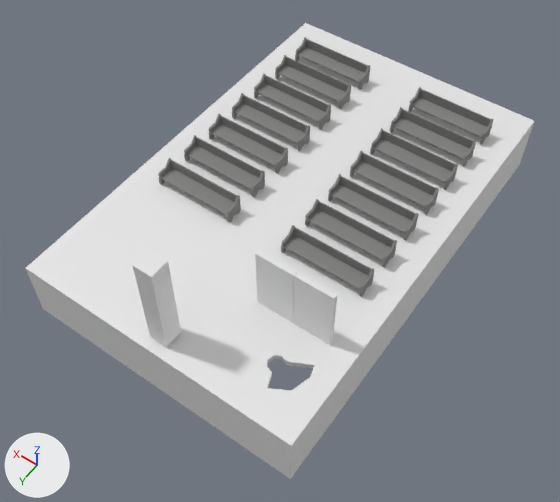
The Blender file TheOvercoat/Assets/Models(blend)/Interior/Church/church1.blend, before and after one commit.
Camera for both pictures: a 50 mm camera at (-29.5, 42.3, 60.9) aimed at (-0.6, 1.8, -2.8). The axes (+X, +Y, +Z) are drawn at lower left. The lights are the same throughout.

Script lines for the objects in view, before the commit:
```python
me_cube_003 = bpy.data.meshes.new('Cube.003')
me_cube_003.from_pydata(...)  # 94 vertices, 81 faces; spans x 0.0..4.66, y -1.0..1.0, z -0.91..1.5
me_cube_003.materials.append(mat_material_003)
me_cube_004 = bpy.data.meshes.new('Cube.004')
me_cube_004.from_pydata(...)  # a box spanning x -1.0..1.0, y -1.0..1.0, z -1.0..1.0
me_plane_001 = bpy.data.meshes.new('Plane.001')
me_plane_001.from_pydata(...)  # 38 vertices, 26 faces; spans x -4.06..4.06, y -6.21..6.21, z -8.63..-6.79
ob_cube_001 = bpy.data.objects.new('Cube.001', me_cube_003)
ob_cube_001.location = (9.05, 2.74, 1.11)
ob_cube_001.rotation_euler = (0.0, 0.0, 3.142)  # degrees (0, 0, 180)
_m = ob_cube_001.modifiers.new('Mirror', 'MIRROR')
_m.use_clip = True
_m = ob_cube_001.modifiers.new('Decimate', 'DECIMATE')
_m.ratio = 0.444
_m.use_collapse_triangulate = True
_m.use_symmetry = True
_m = ob_cube_001.modifiers.new('Array', 'ARRAY')
_m.constant_offset_displace = (0.0, 0.0, 0.0)
_m.relative_offset_displace = (1.7, 0.0, 0.0)
_m = ob_cube_001.modifiers.new('Array.001', 'ARRAY')
_m.count = 7
_m.constant_offset_displace = (0.0, 0.0, 0.0)
_m.relative_offset_displace = (0.0, 2.1, 0.0)
ob_cube_002 = bpy.data.objects.new('Cube.002', me_cube_004)
ob_cube_002.location = (-9.82, 9.53, 3.73)
ob_cube_002.scale = (2.04, 0.251, 3.78)
ob_plane = bpy.data.objects.new('Plane', me_plane_001)
ob_plane.location = (1.26, -4.45, 26.63)
ob_plane.scale = (3.9, 3.9, 3.9)
# also in view: 'Cube.004' at (0.9, 17.6, 5.7); 'Cube.003' at (-5.7, 9.5, 3.7)
```
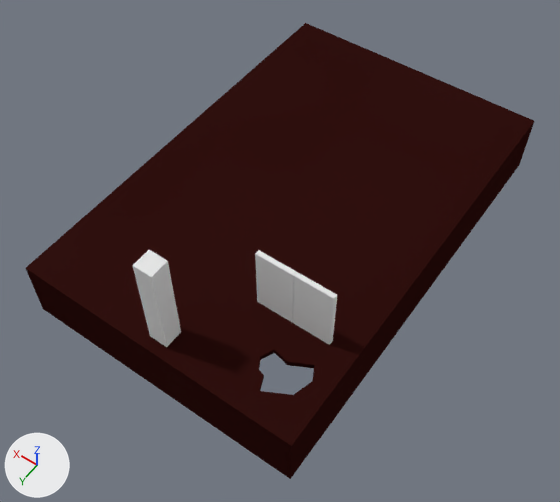
Location of each change, (x1, y1, x2, y2) in pixels of the pictures (560 x 502 px; the box of a moved part takes in the faces that stretch with it):
```json
{"object": "Plane", "change": "recoloured, reshaped, surface changed", "before": [26, 23, 534, 479], "after": [26, 23, 534, 479], "on screen": "white to red"}
{"object": "Cube.001", "change": "hidden", "before": [158, 37, 494, 297]}
{"part": 1, "of": "me_plane_001", "change": "moved or reshaped", "before": [26, 123, 533, 446], "after": [28, 123, 533, 446]}
{"part": 2, "of": "me_plane_001", "change": "moved or reshaped", "before": [274, 355, 282, 360], "after": [274, 350, 282, 359]}
{"part": 3, "of": "me_plane_001", "change": "moved or reshaped", "before": [26, 23, 534, 366], "after": [26, 23, 534, 369]}
```

Edits to the scene script, one JSON object a line:
```json
{"block": "me_plane_001", "where": "me_plane_001.from_pydata(...)  # 38 vertices, 26 faces; spans x -4.06..4.06, y -6.21..6.21, z -8.63..-6.79"}
{"block": "me_plane_001", "where": "# used by ob_plane; location = (1.26, -4.45, 26.63); scale = (3.9, 3.9, 3.9)"}
{"block": "me_plane_001", "change": "me_plane_001 part 1: all 6 vertices in x -3.46..-3.31, y 4.61..5.13, z -6.95..-6.79 are moved by (-0.1, 0.06, 0.0)"}
{"block": "me_plane_001", "change": "me_plane_001 part 2: all 3 vertices in x -2.47, y 4.63, z -6.95..-6.79 are moved by (0.09, -0.13, 0.0)"}
{"block": "me_plane_001", "change": "me_plane_001 part 3: all 3 vertices in x -2.42, y 4.8, z -6.95..-6.79 are moved by (0.19, 0.04, 0.0)"}
{"block": "me_plane_001", "change": "me_plane_001 part 4: texture (UV) coordinates changed"}
{"op": "add", "block": "me_plane_001", "code": "me_plane_001.materials.append(mat_material)"}
{"block": "me_cube_003", "where": "me_cube_003.from_pydata(...)  # 94 vertices, 81 faces; spans x 0.0..4.66, y -1.0..1.0, z -0.91..1.5"}
{"block": "me_cube_003", "where": "# used by ob_cube_001; location = (9.05, 2.74, 1.11); rotation_euler = (0.0, 0.0, 3.142), in degrees (0, 0, 180)"}
{"block": "me_cube_003", "change": "me_cube_003 part 5: texture (UV) coordinates changed"}
{"op": "add", "block": "ob_cube_001", "code": "ob_cube_001.hide_viewport = True"}
```
